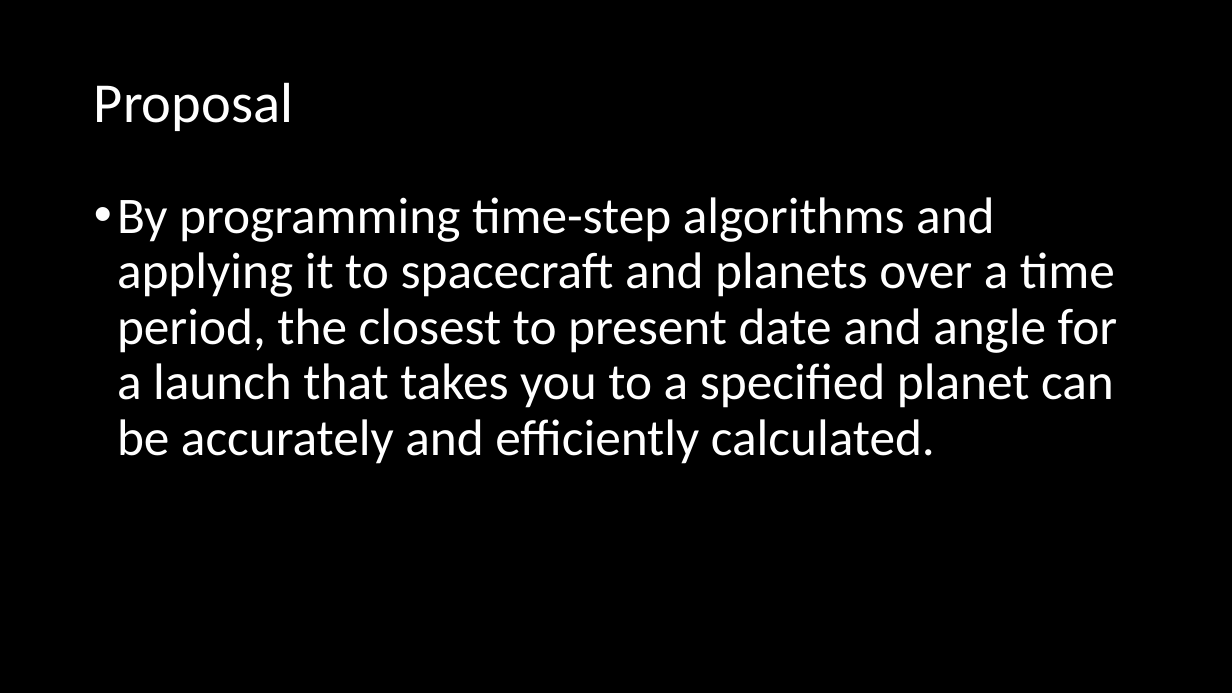
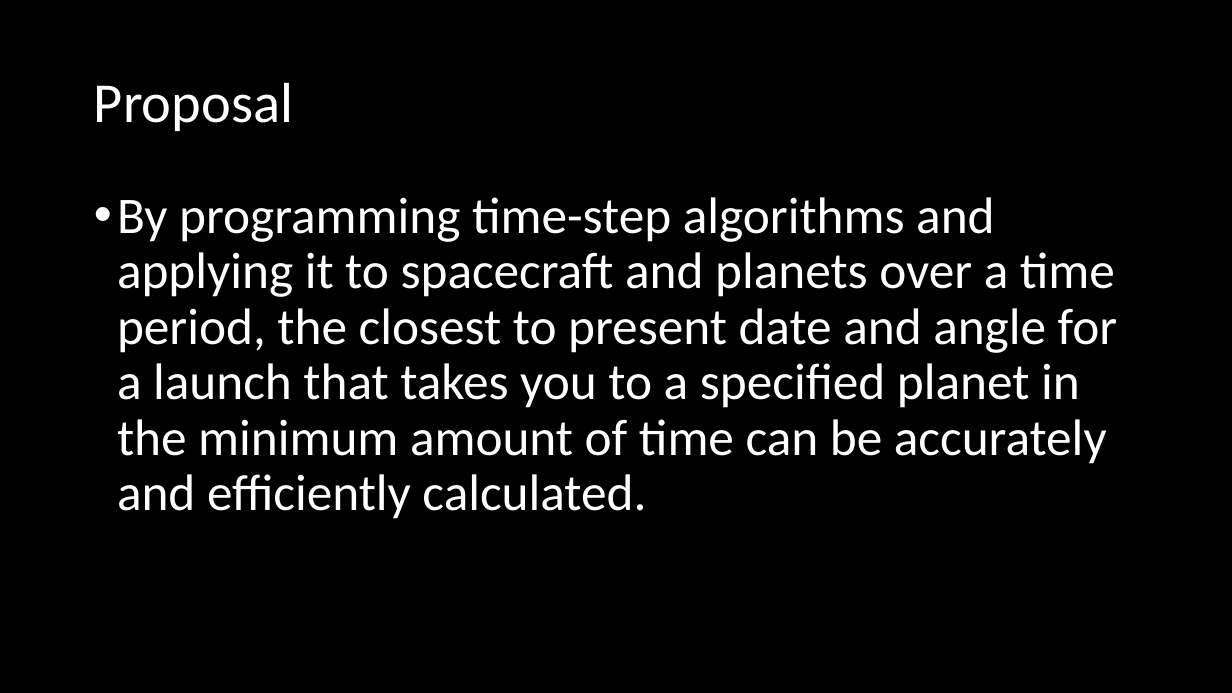
Before and after one commit to tjresearch/research-junyan, a slide deck: slide 3 of Presentation/Junyan_Peng_Presentation.pptx. Drawn at 1232x693 pixels with LibreOffice and Linux fonts; fonts in the diff are those of the drawing; background and template pictures are left out. Boxes give left, top, right and bottom in pixels: in the first picture for what was removed or moved away, otherwise in the second. Text is boxed around its words. In the diff, an @@ line names an element or a change of style, - is before the commit and + after.

```diff
--- a/Presentation/Junyan_Peng_Presentation.pptx
+++ b/Presentation/Junyan_Peng_Presentation.pptx
@@ text at bbox=[117, 197, 1117, 519]: text changed @@
-• By programming time-step algorithms and applying it to spacecraft and planets over a time period, the closest to present date and angle for a launch that takes you to a specified planet can be accurately and efficiently calculated.
+• By programming time-step algorithms and applying it to spacecraft and planets over a time period, the closest to present date and angle for a launch that takes you to a specified planet in the minimum amount of time can be accurately and efficiently calculated.
```
Also in this commit, not shown: 1 other slide changed, 7 slides added, 7 other files.
